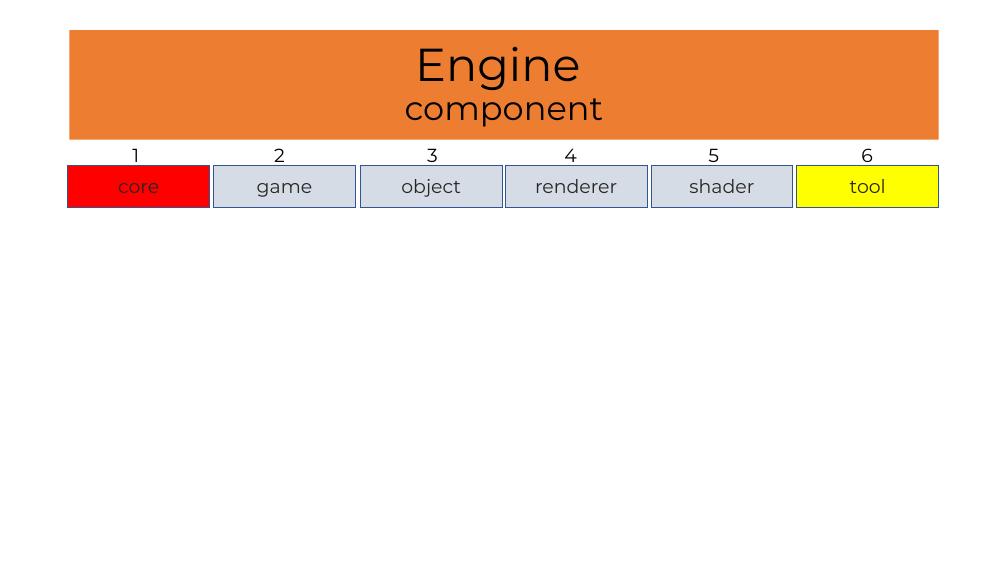
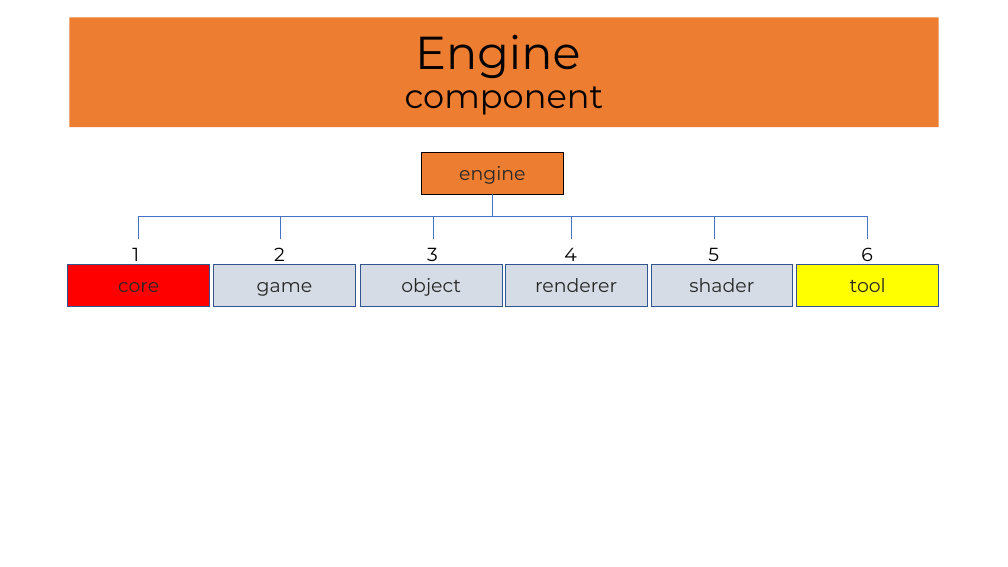
Before and after one commit to homelleon/GameEngine, a slide deck: slide 8 of document/GameEngine.pptx (slide 4 before the commit). Drawn at 1008x567 pixels with LibreOffice and Linux fonts; fonts in the diff are those of the drawing. Boxes give left, top, right and bottom in pixels: in the first picture for what was removed or moved away, otherwise in the second. Text is boxed around its words. In the diff, an @@ line names an element or a change of style, - is before the commit and + after.

Commit message:
[doc] add game creation info - add class creation info into power point file about engine structure

```diff
--- a/document/GameEngine.pptx
+++ b/document/GameEngine.pptx
@@ title "Engine component": place and size @@
-title "Engine component" at <box>70,30,939,140</box>
+title "Engine component" at <box>70,17,939,127</box>
@@ rectangle added at <box>422,153,564,194</box>, fill #ED7D31, outline #000000 1 pt, 18 pt, text #262626 @@
+engine
@@ elbow line added from (492, 194) to (138, 239), #4472C4 0.5 pt @@
@@ elbow line added from (492, 194) to (281, 239), #4472C4 0.5 pt @@
@@ elbow line added from (492, 194) to (433, 239), #4472C4 0.5 pt @@
@@ elbow line added from (492, 194) to (571, 239), #4472C4 0.5 pt @@
@@ elbow line added from (492, 194) to (715, 239), #4472C4 0.5 pt @@
@@ elbow line added from (492, 194) to (868, 239), #4472C4 0.5 pt @@
@@ 6 rectangles, 6 texts: place and size @@
-6 rectangles, 6 texts at <box>68,148,939,207</box>
+6 rectangles, 6 texts at <box>68,247,939,306</box>
```
Also in this commit, not shown: 4 other slides changed, 2 slides added, 1 other file.
